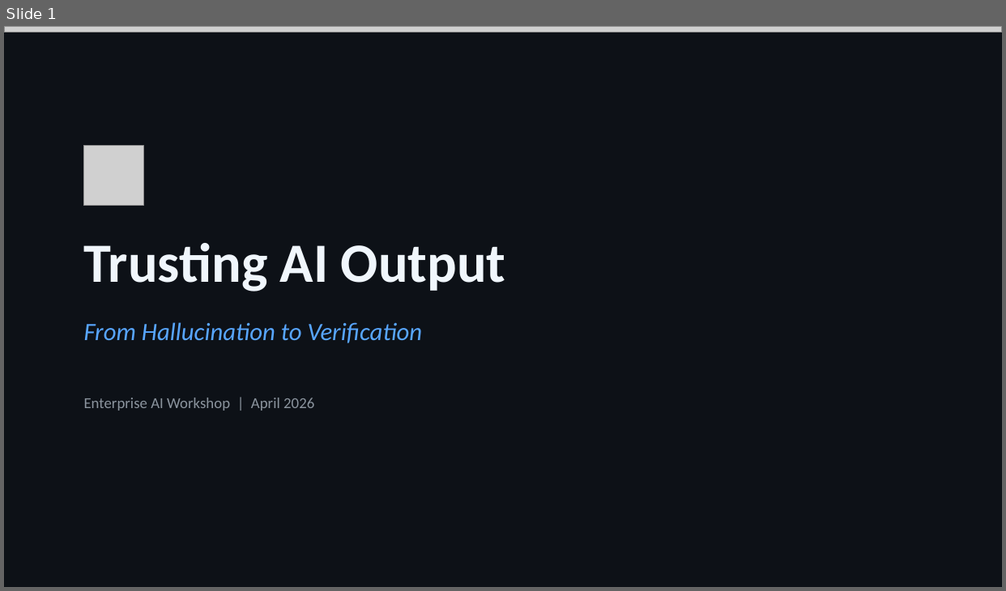
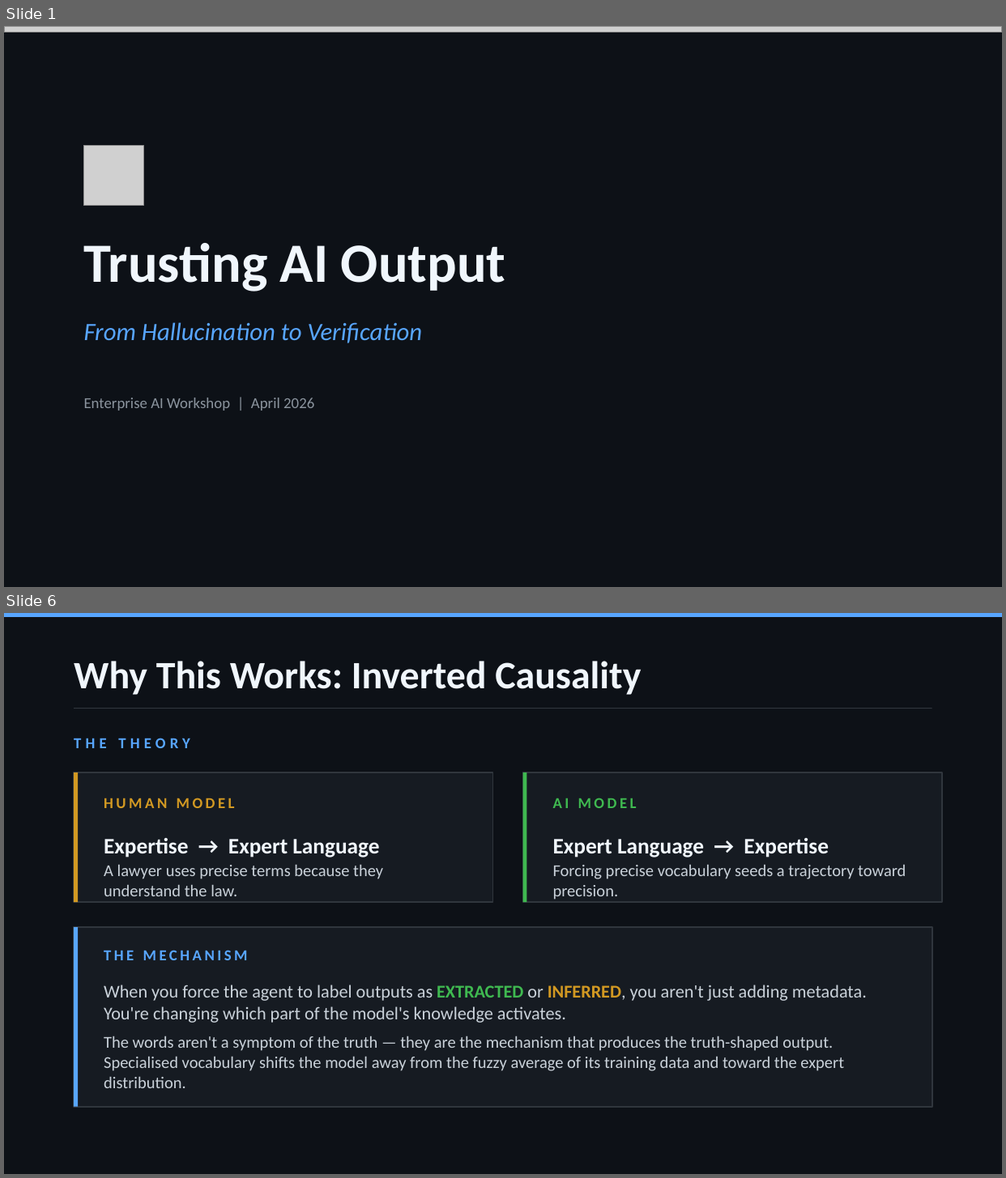
Before and after one commit to SteveHoggNZ/kb, a slide deck: trusting-ai-output.pptx. Shown one above the other, each under a label of ours: slide 1 before the commit, slides 1 and 6 after it; the slides between them are not shown. The pictures are 1006x591 and 1006x1178 pixels, drawn with LibreOffice and Linux fonts; fonts in the diff are those of the drawing; grey boxes stand for pictures. Boxes give left, top, right and bottom in pixels: in the first picture for what was removed or moved away, otherwise in the second. Text is boxed around its words. In the diff, an @@ line names an element or a change of style, - is before the commit and + after.

```diff
--- a/trusting-ai-output.pptx
+++ b/trusting-ai-output.pptx
@@ slide 6 added at bbox=[4, 613, 1002, 1174], background #0D1117 @@
@@ rectangle added at bbox=[4, 613, 1002, 617], fill #58A6FF @@
@@ text added at bbox=[74, 661, 641, 695], 28 pt, text #F0F6FC, bold @@
+Why This Works: Inverted Causality
@@ rectangle added at bbox=[74, 708, 932, 709], fill #30363D @@
@@ text added at bbox=[74, 738, 190, 748], 11 pt, text #58A6FF, bold @@
+THE THEORY
@@ rectangle added at bbox=[74, 773, 493, 902], fill #161B22, outline #30363D 1 pt @@
@@ rectangle added at bbox=[74, 773, 78, 902], fill #D29922 @@
@@ rectangle added at bbox=[523, 773, 942, 902], fill #161B22, outline #30363D 1 pt @@
@@ rectangle added at bbox=[523, 773, 527, 902], fill #3FB950 @@
@@ text added at bbox=[104, 798, 235, 808], 11 pt, text #D29922, bold @@
+HUMAN MODEL
@@ text added at bbox=[553, 798, 637, 808], 11 pt, text #3FB950, bold @@
+AI MODEL
@@ text added at bbox=[104, 838, 379, 858], 16 pt, text #F0F6FC, bold @@
+Expertise → Expert Language
@@ text added at bbox=[553, 838, 829, 858], 16 pt, text #F0F6FC, bold @@
+Expert Language → Expertise
@@ text added at bbox=[104, 864, 383, 897], 12 pt, text #C9D1D9 @@
+A lawyer uses precise terms because they understand the law.
@@ text added at bbox=[553, 864, 906, 900], 12 pt, text #C9D1D9 @@
+Forcing precise vocabulary seeds a trajectory toward precision.
@@ rectangle added at bbox=[74, 927, 932, 1107], fill #161B22, outline #30363D 1 pt @@
@@ rectangle added at bbox=[74, 927, 78, 1107], fill #58A6FF @@
@@ text added at bbox=[104, 950, 248, 960], 11 pt, text #58A6FF, bold @@
+THE MECHANISM
@@ text added at bbox=[104, 985, 867, 1023], 13 pt, text #C9D1D9 @@
+When you force the agent to label outputs as EXTRACTED or INFERRED, you aren't just adding metadata. You're changing which part of the model's knowledge activates.
@@ text added at bbox=[104, 1036, 844, 1088], 12 pt, text #C9D1D9 @@
+The words aren't a symptom of the truth — they are the mechanism that produces the truth-shaped output. Specialised vocabulary shifts the model away from the fuzzy average of its training data and toward the expert distribution.
```
Also in this commit, not shown: 5 other slides added, 22 slides removed.
